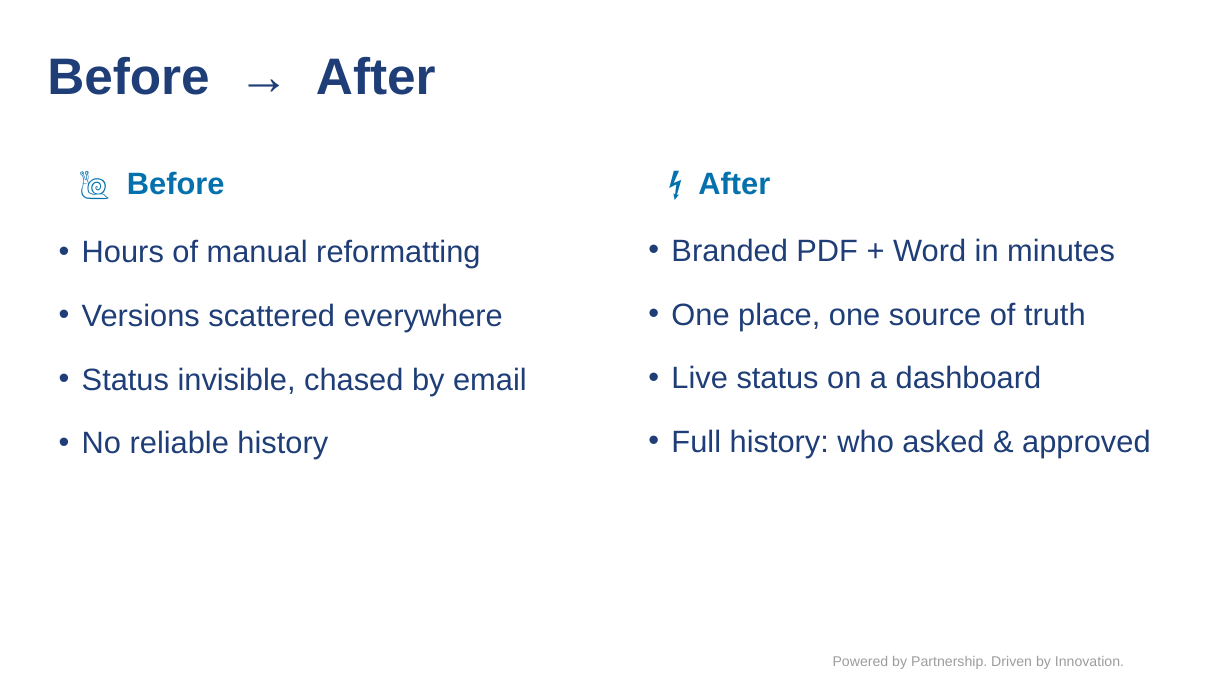
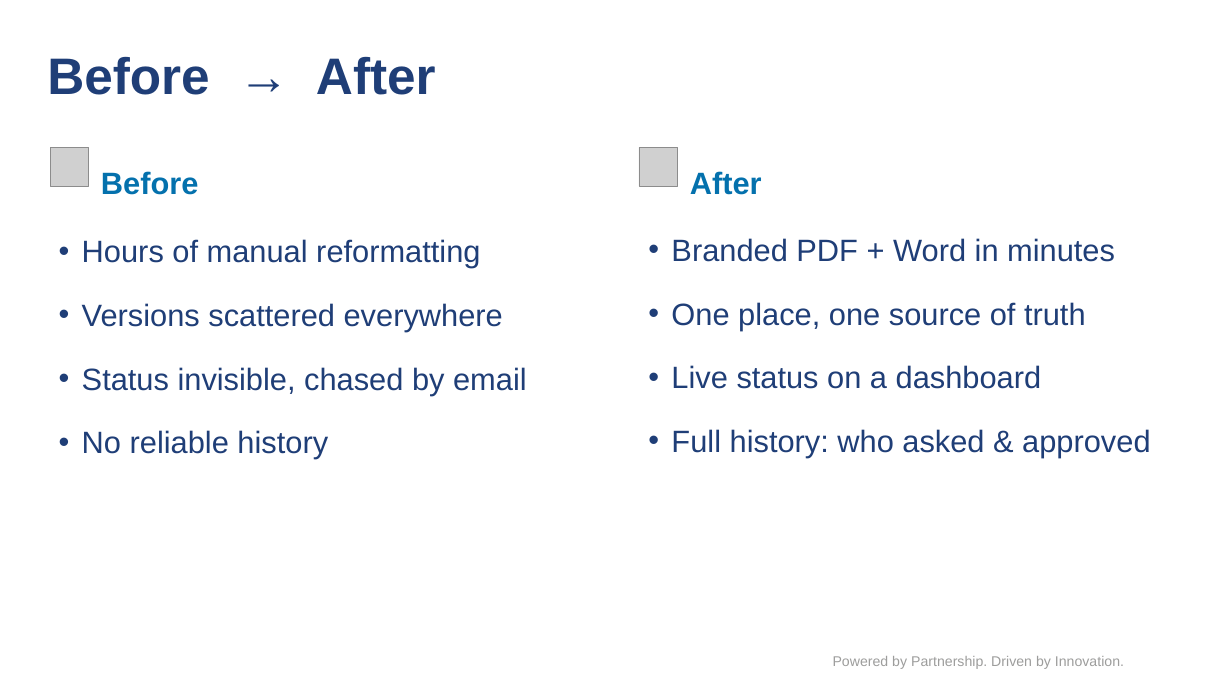
Before and after one commit to Biomar-digital/copmapny-timeline, a slide deck: slide 4 of BioMar_Policy_Library_2026.pptx. Drawn at 1232x693 pixels with LibreOffice and Linux fonts; fonts in the diff are those of the drawing; grey boxes stand for pictures; background and template pictures are left out. Boxes give left, top, right and bottom in pixels: in the first picture for what was removed or moved away, otherwise in the second. Text is boxed around its words. In the diff, an @@ line names an element or a change of style, - is before the commit and + after.

```diff
--- a/BioMar_Policy_Library_2026.pptx
+++ b/BioMar_Policy_Library_2026.pptx
@@ picture added at <box>50,148,89,187</box> @@
@@ picture added at <box>640,148,678,187</box> @@
@@ text at <box>101,171,199,195</box>: text changed @@
-🐌 Before
+Before
@@ text at <box>690,171,762,195</box>: text changed @@
-⚡ After
+After
```
Also in this commit, not shown: 4 other slides changed.
